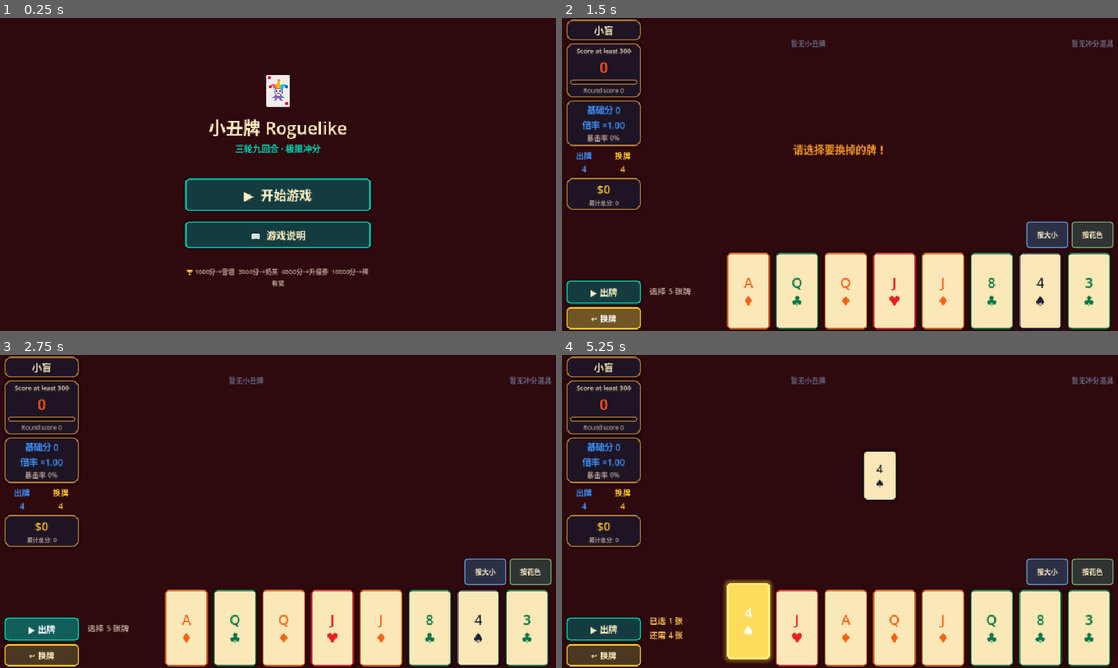
Above: before the commit, frames 1-4 (two rows, left to right).
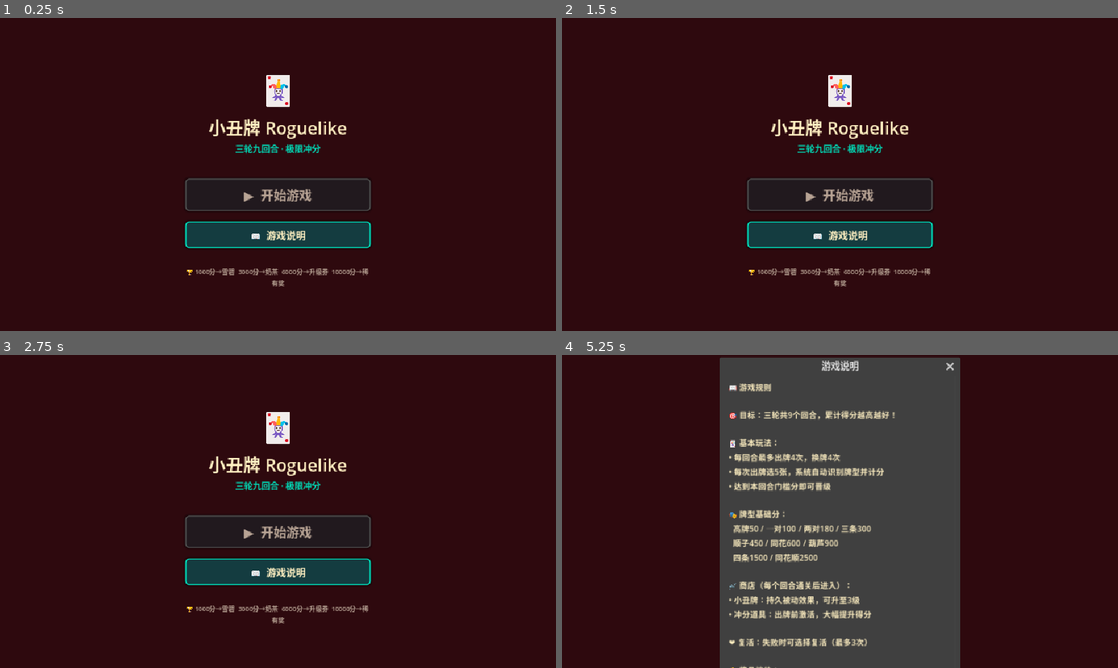
Above: after the commit, the same moments.

Repository: Lwin993/my-poker-roguelike
Game: Godot game, scene res://scenes/Main.tscn
Two runs of this game, one before a commit and one after it. Both use one fixed random seed, a clock stepped at 60 frames per second and the inputs below.
Inputs (mouse positions are in pixels of both pictures, inside the frame that each line leads up to):
- Up to frame 1 (0.25 s): no input
- Up to frame 2 (1.5 s): click (840, 193) at 0.5 s, where only the run before the commit has a clickable "▶ 开始游戏"; click (606, 318) at 1.25 s, where only the run before the commit has a clickable "↩ 换牌"
- Up to frame 3 (2.75 s): click (44, 630) at 2 s, where only the run before the commit has a clickable "▶ 出牌"
- Up to frame 4 (5.25 s): click (840, 570) at 2.75 s, where only the run after the commit has a clickable "📖 游戏说明"; click (1045, 570) at 3.5 s, where only the run before the commit has a clickable "按大小"; click (1090, 570) at 4.25 s, where only the run before the commit has a clickable "按花色"; click (751, 627) at 5 s, where only the run before the commit has a clickable "4 ♠"

The runs differ from the first frame. In frame 1, 3.6% of the frame differs, in the area x 33-67%, y 51-62%; in frame 2, 26%; in frame 3, 26%; in frame 4, 54%, in the area x 0-100%, y 0-100%.

Commit message:
feat: implement dual currency system (gold_coins + game_coins)
- New user_wallet table for persistent gold_coins across sessions
- WalletService: deductEntryCost (SQL optimistic lock), exchangeScore (integer division)
- WalletController: GET /api/wallet/balance endpoint
- GameController: start_game deducts entry_cost, submit_result auto-exchanges score
- ErrorCode: GOLD_INSUFFICIENT(5002)
- Game config: entry_cost=10, exchange_divisor=100, initial_gold_coins=100
- Frontend: gold_coins display in MainUI, balance check on start, settlement in ResultUI
- Frontend: GameAPI.get_wallet_balance(), gold_coins sync in start_game/submit_result
- Frontend: GameState saves/restores gold_coins
- 8 unit tests for WalletService (all pass)
- Tech design doc: server/docs/modules/dual_currency_design.md

Fixes from review:
- EDGE-Issue-1: SQL optimistic lock instead of Java pre-check for deductEntryCost
- LOGIC-Issue-3: ResultUI play_again button disabled when gold insufficient
- EDGE-Issue-9: Integer division (exchange_divisor) instead of floating point rate

Diff:
--- a/frontend/scripts/core/GameState.gd
+++ b/frontend/scripts/core/GameState.gd
@@ -6,6 +6,7 @@
 func save_state():
 	var state = {
 		"session_id": GameAPI.session_id,
+		"gold_coins": GameAPI.gold_coins,
 		"current_round": RoundManager.current_round,
 		"current_blind": RoundManager.current_blind,
 		"round_score": RoundManager.round_score,
@@ -43,6 +44,7 @@
 
 func _restore_from_dict(state: Dictionary):
 	GameAPI.session_id = state.get("session_id", 0)
+	GameAPI.gold_coins = state.get("gold_coins", 100)
 	RoundManager.current_round  = state.get("current_round", 0)
 	RoundManager.current_blind  = state.get("current_blind", 0)
 	RoundManager.round_score    = state.get("round_score", 0)
--- a/frontend/scripts/net/GameAPI.gd
+++ b/frontend/scripts/net/GameAPI.gd
@@ -2,6 +2,7 @@
 extends Node
 
 var session_id: int = 0
+var gold_coins: int = 0  # 外部金币（持久化，跨对局持有）
 var _base_url: String = "http://localhost:8080"
 var _auth_token: String = ""
 
@@ -12,6 +13,7 @@
 signal buy_completed(data: Dictionary)
 signal revive_prepared(data: Dictionary)
 signal revive_completed(data: Dictionary)
+signal wallet_balance_loaded(balance: int)
 signal api_error(path: String, code: int, msg: String)
 
 # ── HTTP Request Helpers ──
@@ -85,6 +87,7 @@
 	_http_post("/api/game/start", {}, func(response: Dictionary):
 		var data = response.get("data", {})
 		session_id = int(data.get("session_id", 0))
+		gold_coins = int(data.get("gold_coins", 0))
 		# Load configs into ConfigLoader
 		ConfigLoader.load_from_server(data)
 		game_started.emit(data)
@@ -96,6 +99,7 @@
 func submit_result():
 	_http_post("/api/game/submit_result", {"session_id": session_id}, func(response: Dictionary):
 		var data = response.get("data", {})
+		gold_coins = int(data.get("gold_coins", 0))
 		result_submitted.emit(data)
 	)
 
@@ -145,3 +149,13 @@
 		var data = response.get("data", {})
 		revive_completed.emit(data)
 	)
+
+# ════════════════════════════════════════════════════════════════
+# API: get_wallet_balance → GET /api/wallet/balance
+# ════════════════════════════════════════════════════════════════
+func get_wallet_balance() -> void:
+	_http_get("/api/wallet/balance", func(response: Dictionary):
+		var data = response.get("data", {})
+		gold_coins = int(data.get("gold_coins", 0))
+		wallet_balance_loaded.emit(gold_coins)
+	)
--- a/frontend/scripts/ui/MainUI.gd
+++ b/frontend/scripts/ui/MainUI.gd
@@ -25,8 +25,12 @@
 
 	# Connect GameAPI signals for async flow
 	GameAPI.game_started.connect(_on_game_started)
+	GameAPI.wallet_balance_loaded.connect(_on_wallet_loaded)
 
 	_show_panel(main_menu)
+
+	# 首次进入主菜单时查询外部金币余额
+	GameAPI.get_wallet_balance()
 
 func _load_sub_scenes():
 	# 动态加载子场景内容
@@ -54,6 +58,21 @@
 	# RoundManager.start_new_game() is deferred to _on_game_started callback
 	# after ConfigLoader has loaded configs from backend
 
+# codeflicker-fix: LOGIC-Issue-3/dj8jw3oav3b23dnz7vyz — 主菜单展示外部金币 + 余额不足检查
+var _entry_cost: int = 10  # default, updated from game_started response
+
+func _on_wallet_loaded(balance: int):
+	_update_start_button()
+
+func _update_start_button():
+	var btn = $MainMenu/Center/VBox/StartButton
+	if GameAPI.gold_coins < _entry_cost:
+		btn.disabled = true
+		btn.tooltip_text = "外部金币不足，需要 %d 金币" % _entry_cost
+	else:
+		btn.disabled = false
+		btn.tooltip_text = "开始游戏（入场费: %d 金币）" % _entry_cost
+
 func _on_rules_pressed():
 	rules_dialog.popup_centered()
 
@@ -71,6 +90,8 @@
 				_result_ui.show_result()
 		RoundManager.Phase.MAIN_MENU:
 			_show_panel(main_menu)
+			GameAPI.get_wallet_balance()
+			_update_start_button()
 
 func _show_panel(panel: Control):
 	for child in [main_menu, game_board, shop_node, result_screen]:
@@ -80,4 +101,5 @@
 func _on_game_started(data: Dictionary):
 	# ConfigLoader already loaded from GameAPI.start_game callback
 	# Now initialize game state with loaded configs
+	_entry_cost = int(data.get("entry_cost", 10))
 	RoundManager.start_new_game()
--- a/frontend/scripts/ui/ResultUI.gd
+++ b/frontend/scripts/ui/ResultUI.gd
@@ -40,13 +40,23 @@
 	total_score_label.text = "最终总分: %d" % data.get("total_score", 0)
 	global_rank_label.text = "🌍 全服 #%d" % data.get("global_rank", 0)
 	friend_rank_label.text = "👥 好友 #%d" % data.get("friend_rank", 0)
-	var tier = data.get("reward_tier", {})
-	if tier.is_empty():
-		reward_name.text = "参与奖"
-		_set_reward_color("digital")
+	# codeflicker-fix: LOGIC-Issue-3/dj8jw3oav3b23dnz7vyz — 展示兑换金币和余额
+	var gold_earned = int(data.get("gold_earned", 0))
+	var gold_balance = int(data.get("gold_coins", 0))
+	if gold_earned > 0:
+		reward_name.text = "%s  💰+%d金币" % [data.get("reward_tier", {}).get("reward_name", "参与奖") if data.get("reward_tier", {}) else "参与奖", gold_earned]
 	else:
-		reward_name.text = tier.get("reward_name", "参与奖")
-		_set_reward_color(tier.get("reward_type", "digital"))
+		var tier = data.get("reward_tier", {})
+		if tier.is_empty():
+			reward_name.text = "参与奖"
+			_set_reward_color("digital")
+		else:
+			reward_name.text = tier.get("reward_name", "参与奖")
+			_set_reward_color(tier.get("reward_type", "digital"))
+	# Update play_again button state based on gold balance
+	var entry_cost = 10  # TODO: get from ConfigLoader if available
+	play_again_button.disabled = (gold_balance < entry_cost)
+	play_again_button.tooltip_text = "再来一局（入场费: %d金币）" % entry_cost if gold_balance >= entry_cost else "金币不足，需要 %d 金币" % entry_cost
 
 func _set_reward_color(reward_type: String):
 	match reward_type:
Not shown, added: server/docs/modules/dual_currency_design.md
Not shown, changed: server/src/main/java/com/github/jisaaa/poker/controller/GameController.java
Not shown, added: server/src/main/java/com/github/jisaaa/poker/controller/WalletController.java
Not shown, added: server/src/main/java/com/github/jisaaa/poker/domain/entity/UserWallet.java
Not shown, changed: server/src/main/java/com/github/jisaaa/poker/domain/enums/ErrorCode.java
Not shown, added: server/src/main/java/com/github/jisaaa/poker/mapper/UserWalletMapper.java
Not shown, added: server/src/main/java/com/github/jisaaa/poker/service/WalletService.java
Not shown, changed: server/src/main/resources/data.sql
Not shown, changed: server/src/main/resources/schema.sql
Not shown, added: server/src/test/java/com/github/jisaaa/poker/service/WalletServiceTest.java
